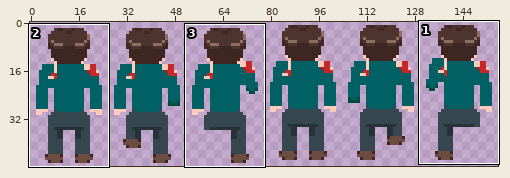
Sprite sheet -- assets/playerAnim.png. Above, an overview of the earlier version with the close-up marked.
Close-up. Before:
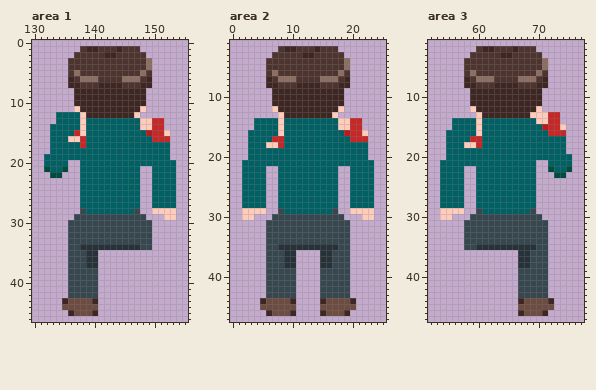
The file is 156x48 pixels. Shown: area 1: x 130..155, y 0..46; area 2: x 0..25, y 1..47; area 3: x 52..77, y 1..47. The commit also changed other parts of the picture, which this record leaves out.
After the commit:
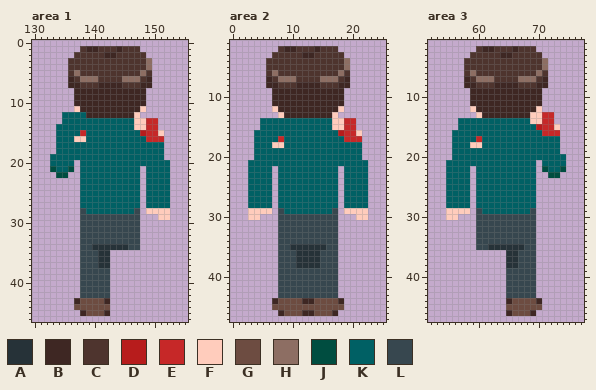
Palette (. is transparent): A #263238  B #3e2723  C #4e342e  D #b71c1c  E #c62828  F #ffccbc  G #6d4c41  H #8d6e63  J #004d40  K #006064  L #37474f
The edit:
Changed rows in their new state; - is an unchanged pixel.
Area 1:
first column x 132:
12 --.---K---------------
13 --.---K--------F-E-.--
14 -.----K--------F-E-.--
15 -.---KE---------DE-F.-
16 -.--K-F----------E--.-
17 -.----K-------------.-
18 -.------------------.-
19 .-------------------.-
20 .---K----------------.
21 .J-KJ------------K---.
22 -.-J-------------K---.
23 -----------------K---.
24 -----------------K---.
25 -----------------K---.
26 -----------------K---.
27 -----------------K---.
28 -----------------F---.
29 -----.----------.--F-.
30 ----..----------..----
31 ----..----------..----
32 ----..----------..----
33 ----..----------..----
34 ----..LL------LL..----
35 ----..-LLAA-----------
36 ----..-LLAA-----------
37 ----..-LLAA-----------
38 ----..---LL-----------
39 ----..---LL-----------
40 ----..---LL-----------
41 ----..---LL-----------
42 ----..---LL-----------
43 ---..B--GGB-----------
44 ---..----GG-----------
45 ----..B-GGB-----------
Area 2:
first column x 2:
14 --.---K--------F-E-.--
15 --.---K--------F-E-.--
16 -.----K---------DE-F.-
17 -.---K-----------E--.-
18 -.--K-F-------------.-
19 -.------------------.-
20 -.------------------.-
21 .--------------------.
22 .---K------------K---.
23 .---K------------K---.
24 .---K------------K---.
25 .---K------------K---.
26 .---K------------K---.
27 .---K------------K---.
28 .---K------------K---.
29 .---F------------F---.
30 .-F--.----------.--F-.
31 ----..----------..----
32 ----..----------..----
33 ----..----------..----
34 ----..----------..----
35 ----..LL------LL..----
36 ----..-LLAAAALL-..----
37 ----..-LLAAAALL-..----
38 ----..-LLAAAALL-..----
39 ----..---LLLL---..----
40 ----..---LLLL---..----
41 ----..---LLLL---..----
42 ----..---LLLL---..----
43 ----..---LLLL---..----
44 ---..B--GGBBGG--B..---
45 ---..----GGGG----..---
46 ----..B-GGBBGG-B..----
Area 3:
first column x 54:
13 -----------------E-.--
14 --.---K--------F-E-.--
15 --.---K---------DE-F.-
16 -.----K----------E--.-
17 -.---K--------------.-
18 -.--K-F-------------.-
19 -.------------------.-
20 -.-------------------.
21 .----------------K---.
22 .---K------------JK-J.
23 .---K-------------J-.-
24 .---K-----------------
25 .---K-----------------
26 .---K-----------------
27 .---K-----------------
28 .---K-----------------
29 .---F-----------------
30 .-F--.----------.-----
31 ----..----------..----
32 ----..----------..----
33 ----..----------..----
34 ----..----------..----
35 ----..LL------LL..----
36 -----------AALL-..----
37 -----------AALL-..----
38 -----------AALL-..----
39 -----------LL---..----
40 -----------LL---..----
41 -----------LL---..----
42 -----------LL---..----
43 -----------LL---..----
44 -----------BGG--B..---
45 -----------GG----..---
46 -----------BGG-B..----
Changed places in both close-ups, as pixel boxes (x1, y1, x2, y2):
changed: (44, 112, 176, 316)
changed: (242, 118, 374, 316)
changed: (440, 112, 572, 316)
